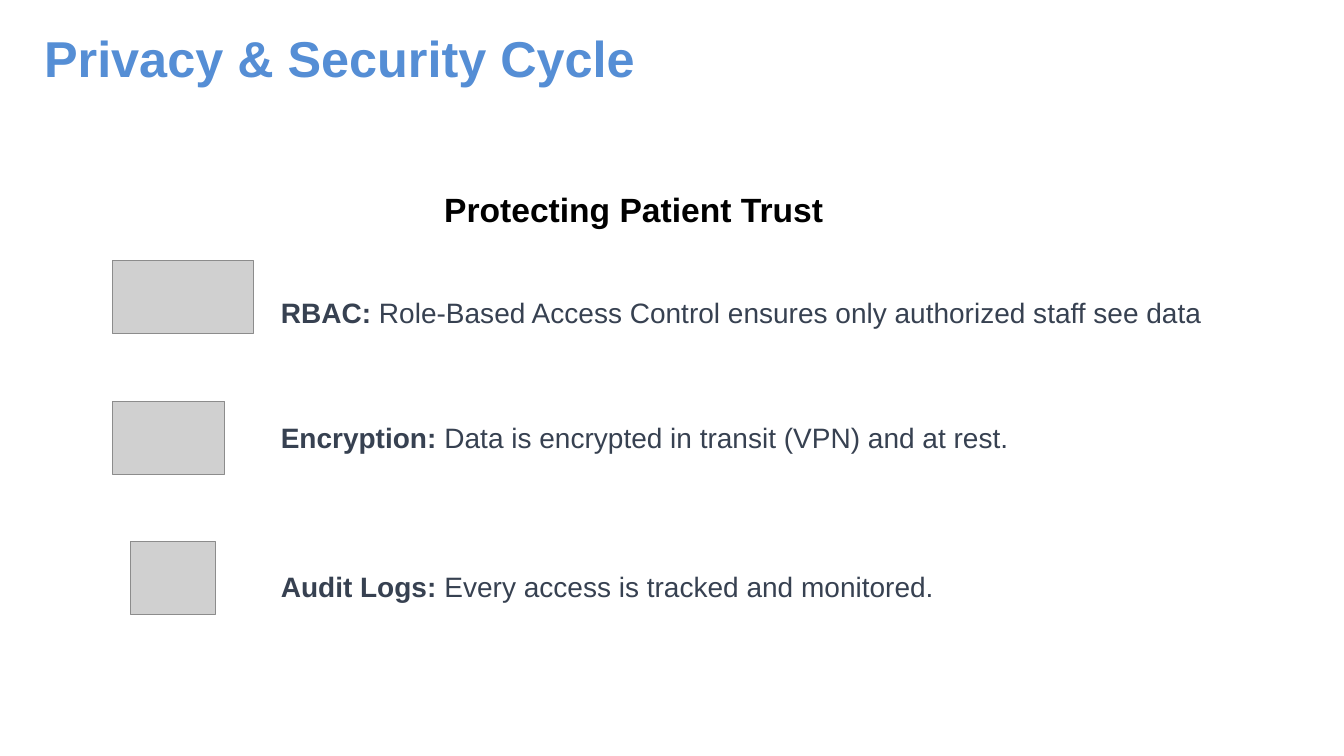
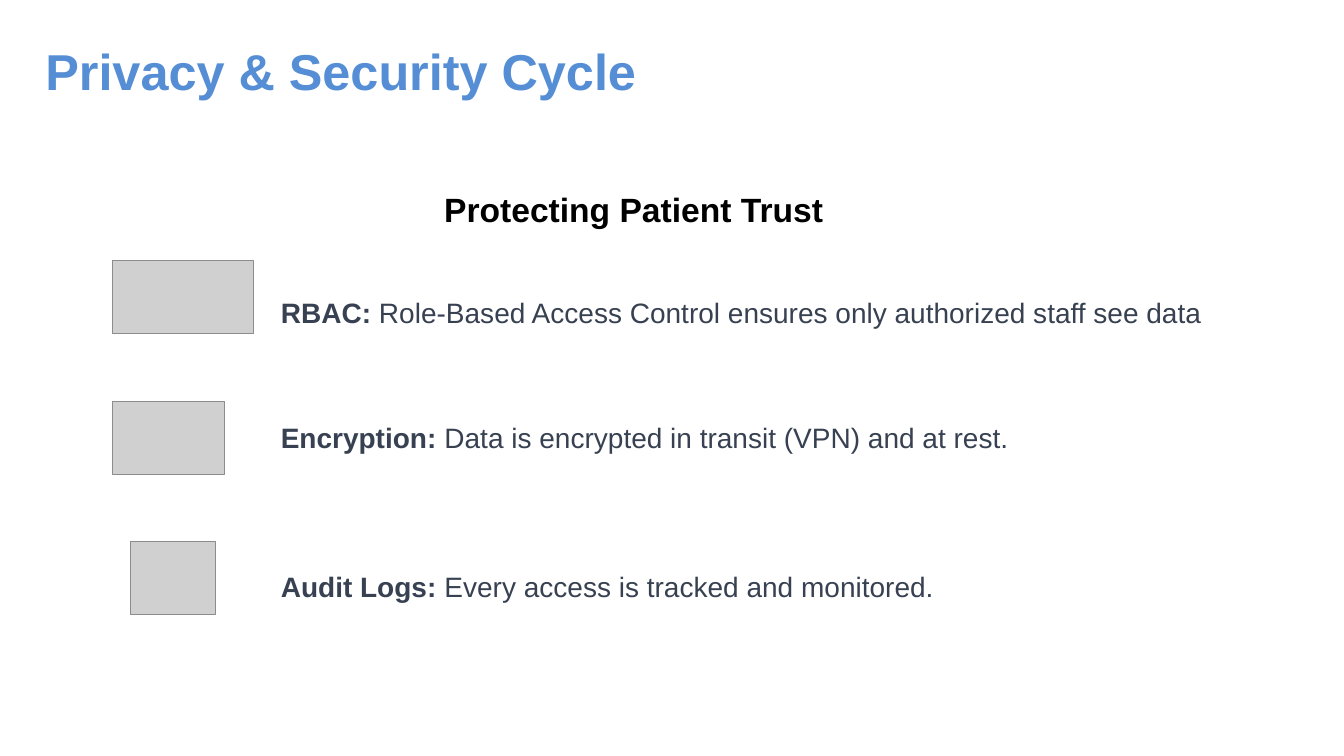
Before and after one commit to arshah18/arshah18.github.io, a slide deck: slide 12 of assets/cph705/cancer-surveillance-Presentation-asynchronous-session.pptx (slide 14 before the commit). Drawn at 1344x756 pixels with LibreOffice and Linux fonts; fonts in the diff are those of the drawing; grey boxes stand for pictures; background and template pictures are left out. Boxes give left, top, right and bottom in pixels: in the first picture for what was removed or moved away, otherwise in the second. Text is boxed around its words. In the diff, an @@ line names an element or a change of style, - is before the commit and + after.

```diff
--- a/assets/cph705/cancer-surveillance-Presentation-asynchronous-session.pptx
+++ b/assets/cph705/cancer-surveillance-Presentation-asynchronous-session.pptx
@@ text "Privacy & Security Cycle": place and size @@
-text "Privacy & Security Cycle" at (44, 40, 634, 87)
+text "Privacy & Security Cycle" at (45, 53, 636, 100)
```
Also in this commit, not shown: 1 other slide changed, 1 slide added, 4 slides removed, 1 other file.
